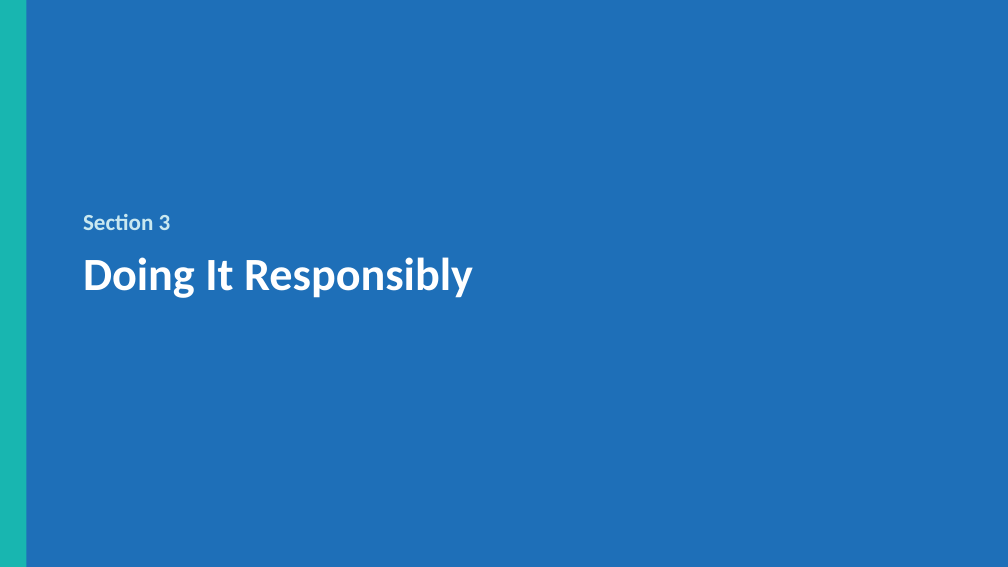
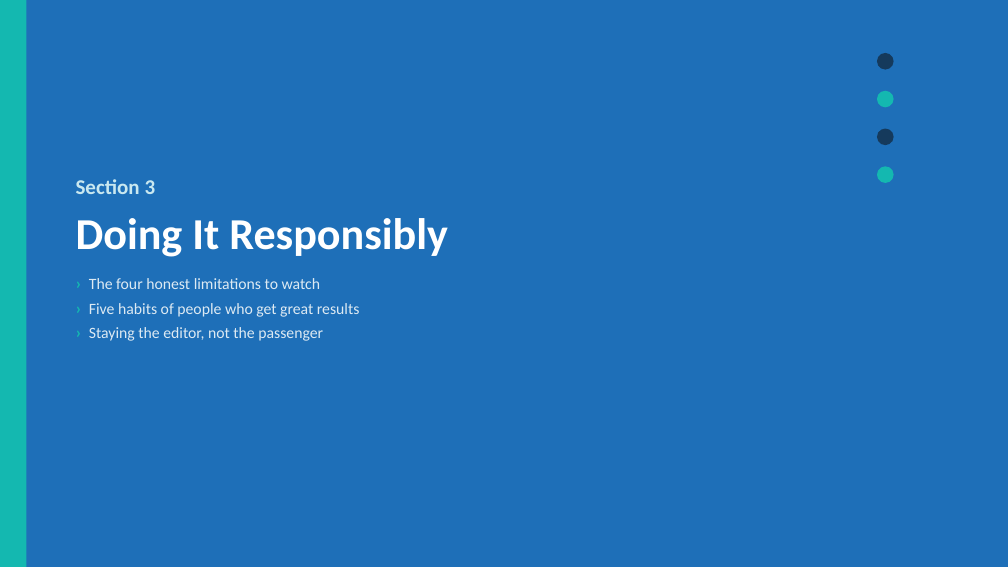
Before and after one commit to GilbertChan88/ToFix, a slide deck: slide 23 of AI-Presentation/Using-AI-in-Our-Lives.pptx. Drawn at 1008x567 pixels with LibreOffice and Linux fonts; fonts in the diff are those of the drawing. Boxes give left, top, right and bottom in pixels: in the first picture for what was removed or moved away, otherwise in the second. Text is boxed around its words. In the diff, an @@ line names an element or a change of style, - is before the commit and + after.

```diff
--- a/AI-Presentation/Using-AI-in-Our-Lives.pptx
+++ b/AI-Presentation/Using-AI-in-Our-Lives.pptx
@@ ellipse added at (x1=877, y1=53, x2=894, y2=70), fill #153A5C @@
@@ ellipse added at (x1=877, y1=91, x2=894, y2=107), fill #14B8B0 @@
@@ ellipse added at (x1=877, y1=129, x2=894, y2=145), fill #153A5C @@
@@ text at (x1=76, y1=179, x2=448, y2=257): size 22 to 20 pt in "Section 3"; size 44 to 42 pt in "Doing It Responsibly"; more space between paragraphs @@
@@ text "Section 3" moved from (x1=83, y1=214, x2=473, y2=298) to (x1=76, y1=179, x2=448, y2=341) @@
@@ ellipse added at (x1=877, y1=166, x2=894, y2=183), fill #14B8B0 @@
@@ text at (x1=89, y1=278, x2=360, y2=341): paragraphs added @@
+› The four honest limitations to watch
+› Five habits of people who get great results
+› Staying the editor, not the passenger
```
Also in this commit, not shown: 18 other slides changed, 9 slides added, 9 slides removed, 5 other files.
